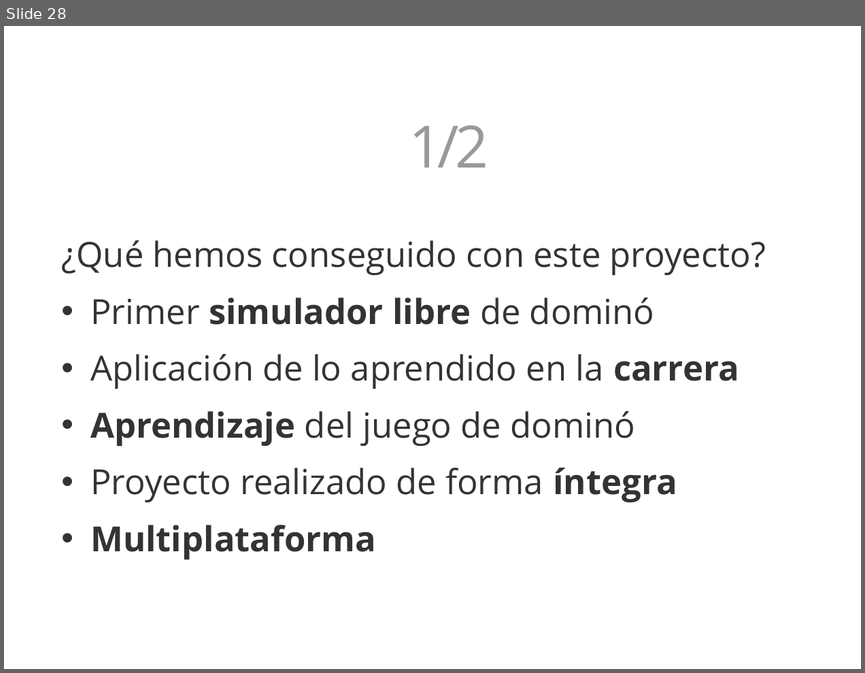
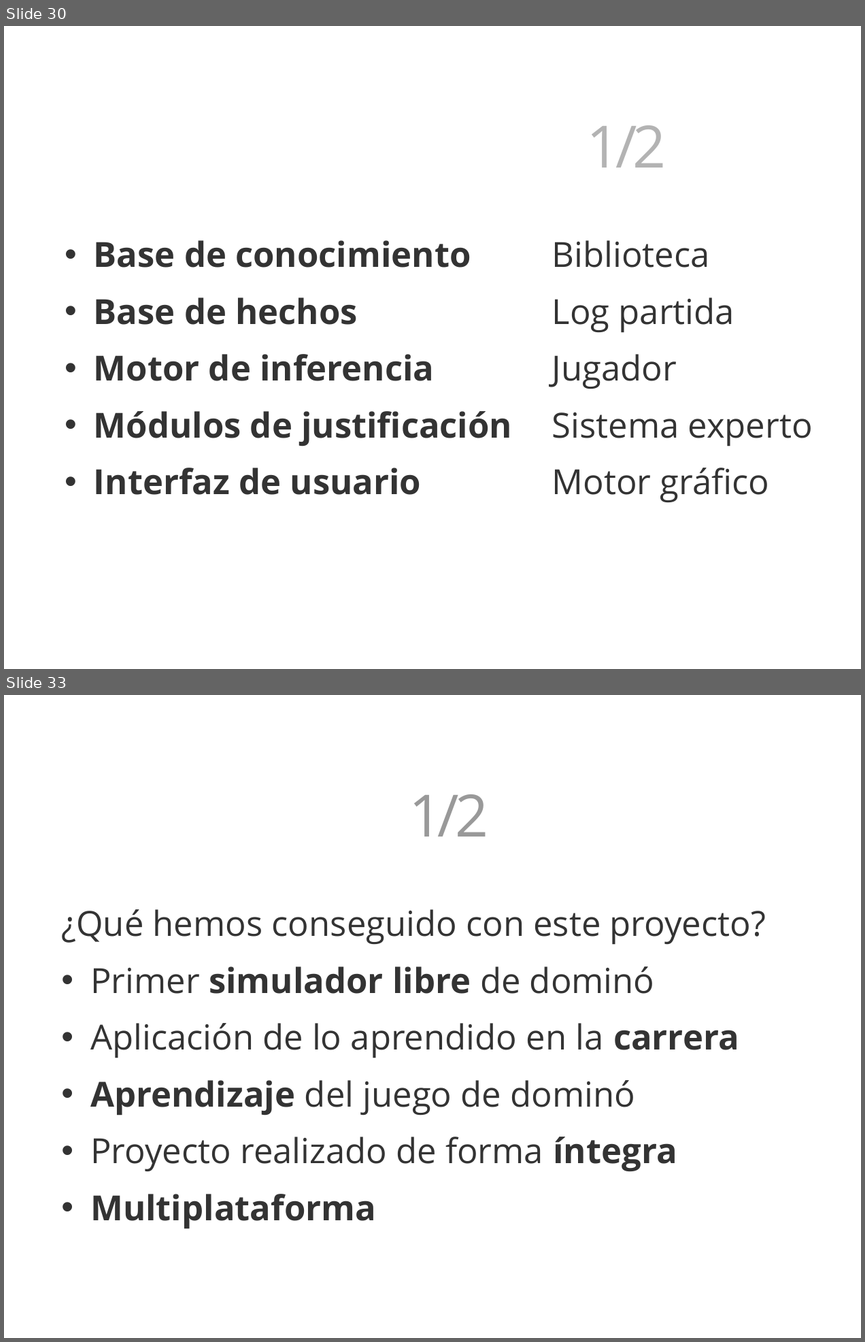
Before and after one commit to 3oheme/dominous, a slide deck: docs/presentacion/presentacion.odp. Shown one above the other, each under a label of ours: slide 28 before the commit, slides 30 and 33 after it; the slides between them are not shown. The pictures are 865x673 and 865x1342 pixels, drawn with LibreOffice and Linux fonts; fonts in the diff are those of the drawing; background and template pictures are left out. Boxes give left, top, right and bottom in pixels: in the first picture for what was removed or moved away, otherwise in the second. Text is boxed around its words. In the diff, an @@ line names an element or a change of style, - is before the commit and + after.

```diff
--- a/docs/presentacion/presentacion.odp
+++ b/docs/presentacion/presentacion.odp
@@ slide 30 added at [4,26,861,669], background picture (left out) @@
@@ text added at [587,125,666,167], 54 pt, text #FFFFFF, bold @@
+Inteligencia Artificial 1/2
@@ text added at [94,240,512,495], 32 pt, text #333333, bold @@
+• Base de conocimiento
+• Base de hechos
+• Motor de inferencia
+• Módulos de justificación
+• Interfaz de usuario
@@ text added at [552,240,813,502], 32 pt, text #333333 @@
+Biblioteca
+Log partida
+Jugador
+Sistema experto
+Motor gráfico
@@ what was slide 28 is now slide 33 @@
```
Also in this commit, not shown: 4 slides changed, 4 other slides added.
